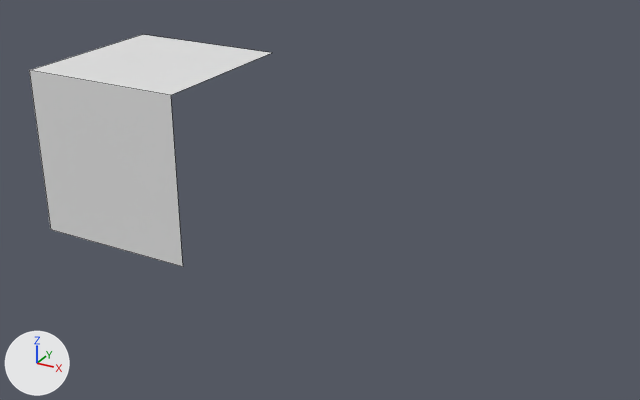
An edit to the FBX model 3D/Exported/Low-Poly-Soft-Block.fbx, drawn before and after from the same camera.
Rendered twice from a camera (50 mm lens) standing at (3.31, -3.5, 2.35) and looking at (1.11, 0.48, 0.35). Every picture has the same lights, and +X, +Y and +Z are marked at lower left. The picture after the commit comes second. Mesh edges are drawn as thin lines. Where no turn or scale is listed for an object, it has been applied to the vertices.

Script lines for the objects in view, before the commit:
```python
me_cube_008 = bpy.data.meshes.new('Cube.008')
me_cube_008.from_pydata([(0.5, -0.5, 0.5), (0.5, 0.5, 0.5), (-0.5, -0.5, 0.5), (-0.5, 0.5, 0.5)], [], [(0, 1, 3, 2)])
me_cube_009 = bpy.data.meshes.new('Cube.009')
me_cube_009.from_pydata([(0.5, -0.5, 0.5), (-0.5, -0.5, 0.5), (0.5, -0.5, -0.5), (-0.5, -0.5, -0.5)], [], [(2, 0, 1, 3)])
ob_1 = bpy.data.objects.new('1', me_cube_008)
ob_1.location = (0.0, 0.5, 0.5)
ob_2 = bpy.data.objects.new('2', me_cube_009)
ob_2.location = (0.0, 0.5, 0.5)
```
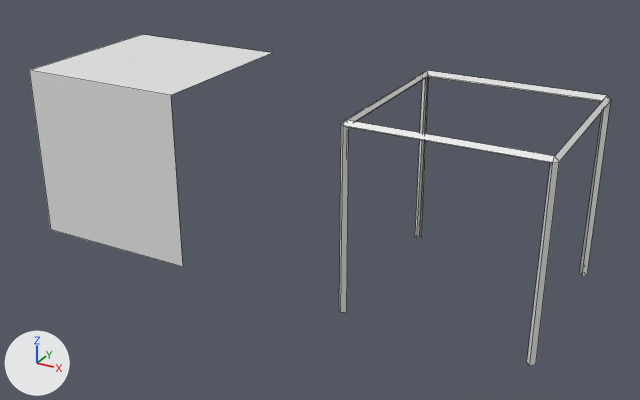
What the commit changed:
Mesh me_cube_003 is new.
It has 40 vertices, 28 faces and spans x -1.013..0.013, y -0.513..0.513, z 0.0..1.026.
Object 'Low Poly Borders' (ob_low_poly_borders) is new; it shows me_cube_003.
Its location is (2.5, 0.5, 0.0).

Pixel boxes (x1, y1, x2, y2) of what changed, in the pictures (640 x 400 px):
'Low Poly Borders', added: after (339, 70, 611, 366)
